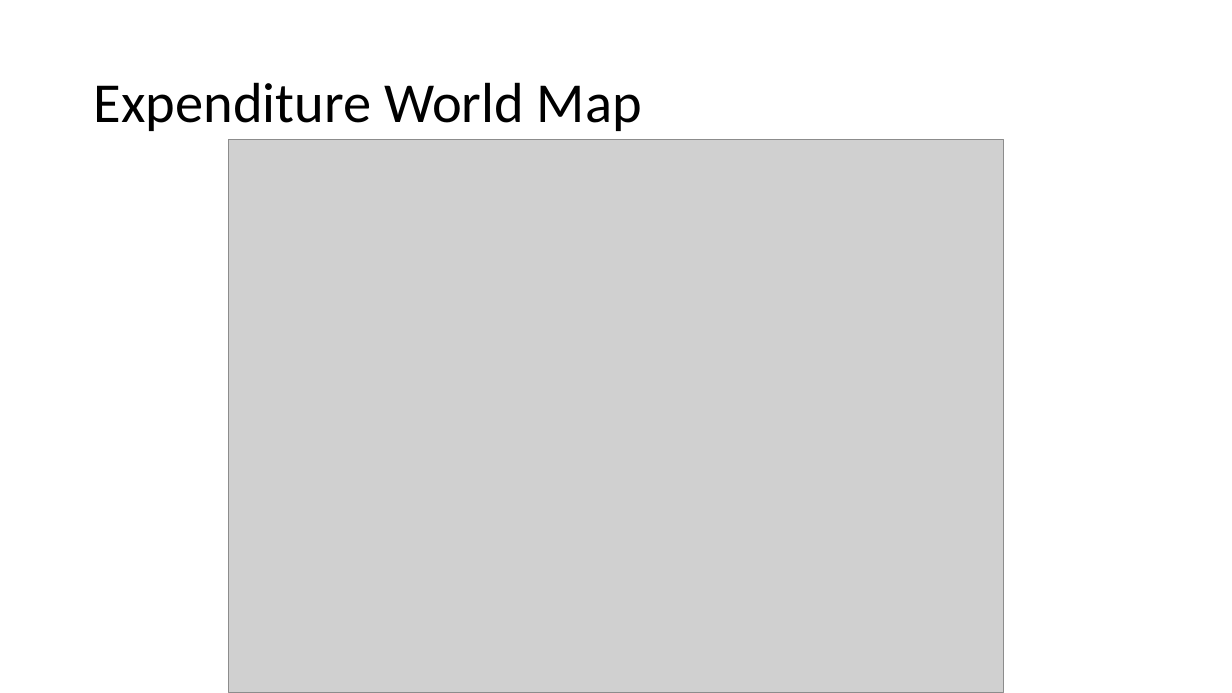
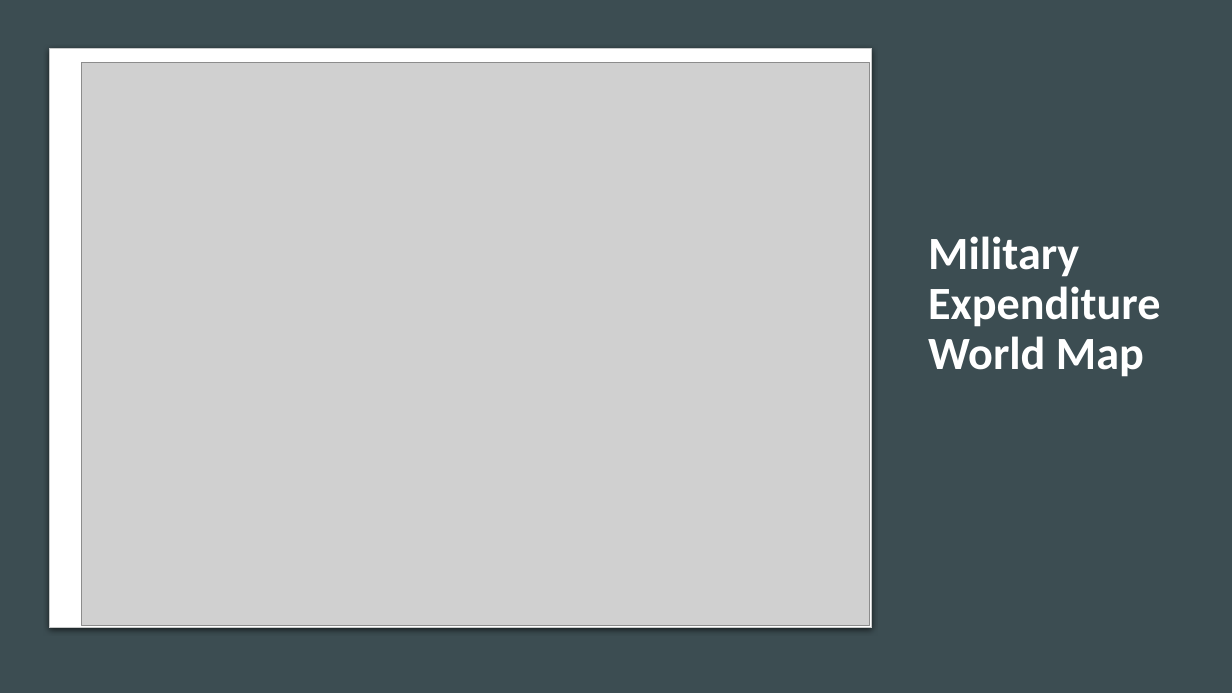
Before and after one commit to xazip/ds202_Final_Project, a slide deck: slide 8 of DS 202 Final Presentation.pptx (slide 7 before the commit). Drawn at 1232x693 pixels with LibreOffice and Linux fonts; fonts in the diff are those of the drawing; grey boxes stand for pictures. Boxes give left, top, right and bottom in pixels: in the first picture for what was removed or moved away, otherwise in the second. Text is boxed around its words. In the diff, an @@ line names an element or a change of style, - is before the commit and + after.

```diff
--- a/DS 202 Final Presentation.pptx
+++ b/DS 202 Final Presentation.pptx
@@ background #FFFFFF to #DFE3E5 @@
@@ rectangle added at [0, 0, 1232, 693], fill #3C4D52 @@
@@ rounded rectangle added at [50, 49, 872, 628], fill #FFFFFF, outline #C8CACA 0.75 pt @@
@@ picture: place and size @@
-picture at [228, 140, 1004, 693]
+picture at [81, 63, 870, 627]
@@ title at [928, 236, 1160, 377]: text changed; size 44 to 36 pt; text colour #000000 to #FFFFFF; bold on @@
-Expenditure World Map
+Military Expenditure World Map
```
Also in this commit, not shown: 6 other slides changed, 6 slides added, 5 slides removed.
